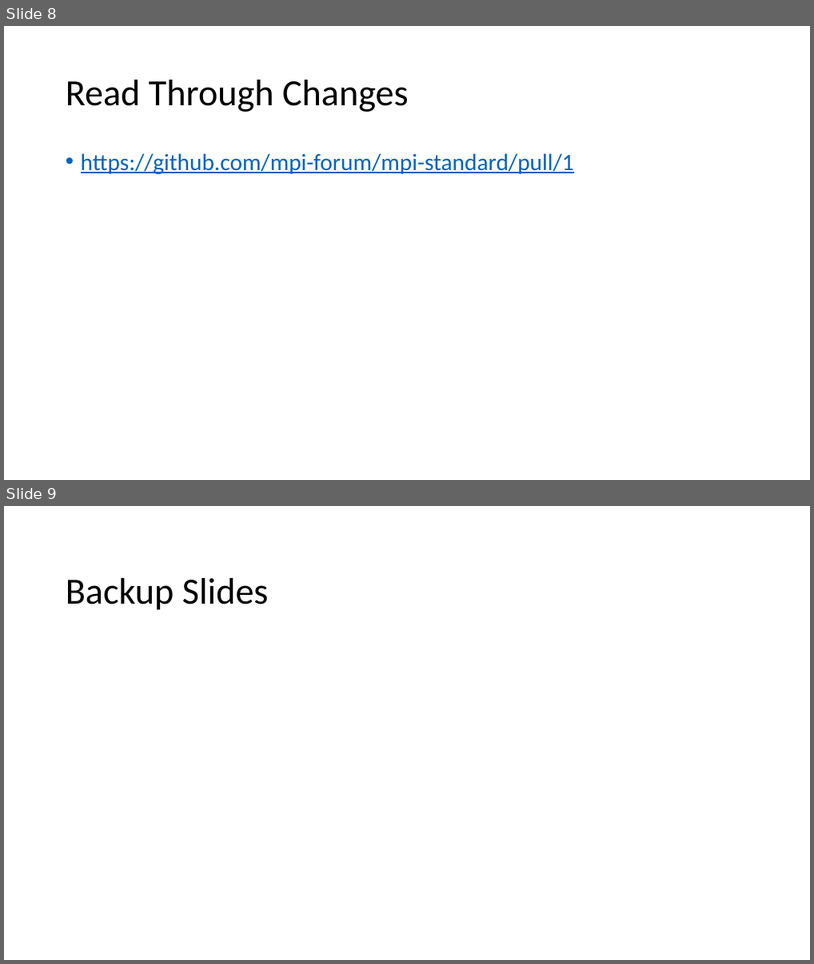
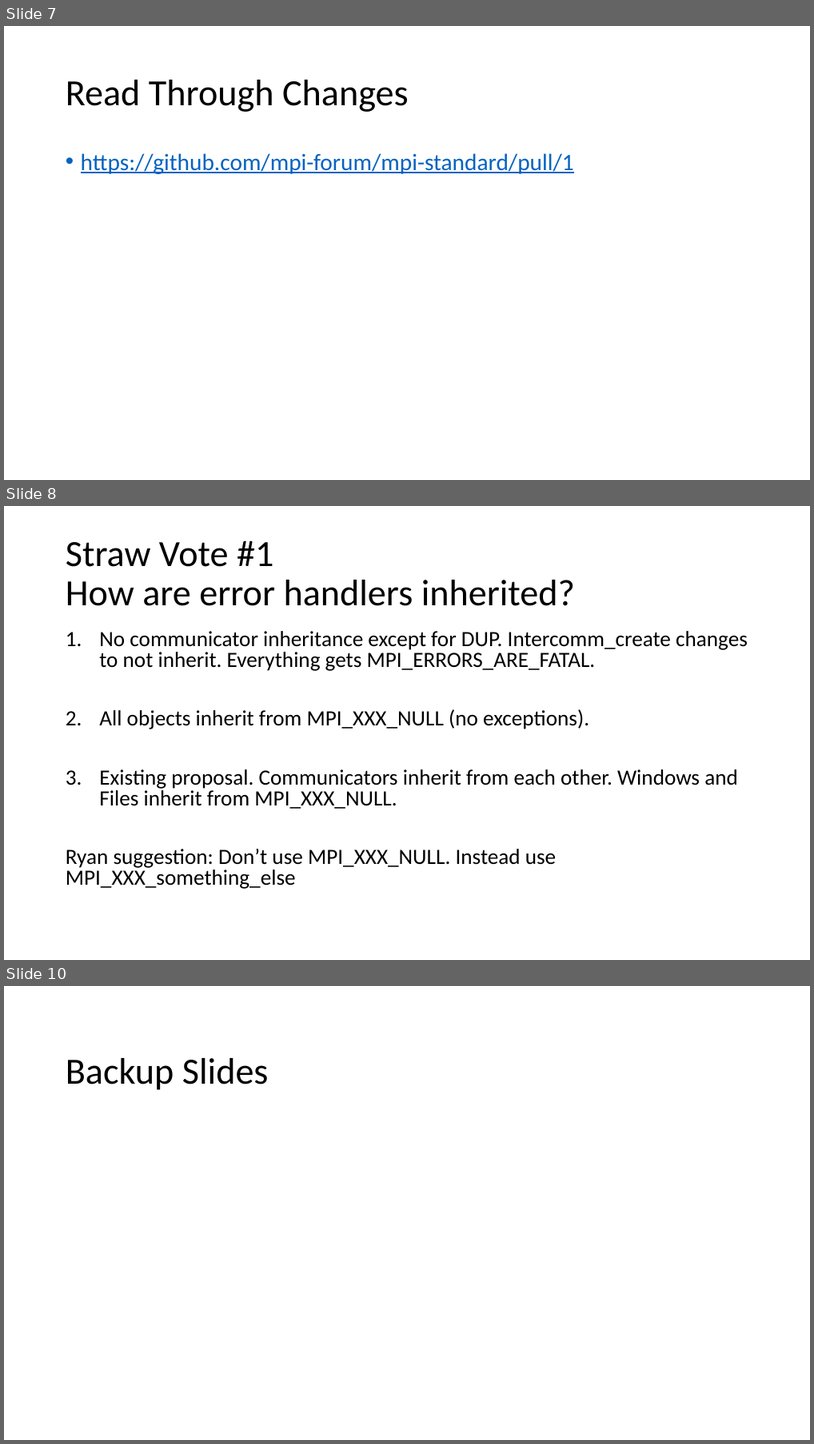
Before and after one commit to mpiwg-ft/ft-issues, a slide deck: slides/2016-06-08-issues-1-3-reading.pptx. Shown one above the other, each under a label of ours: slides 8 and 9 before the commit, slides 7, 8 and 10 after it; the slides between them are not shown. The pictures are 814x964 and 814x1444 pixels, drawn with LibreOffice and Linux fonts; fonts in the diff are those of the drawing. Boxes give left, top, right and bottom in pixels: in the first picture for what was removed or moved away, otherwise in the second. Text is boxed around its words. In the diff, an @@ line names an element or a change of style, - is before the commit and + after.

```diff
--- a/slides/2016-06-08-issues-1-3-reading.pptx
+++ b/slides/2016-06-08-issues-1-3-reading.pptx
@@ slide 8 added at (4, 506, 810, 960), background #FFFFFF @@
@@ title added at (66, 540, 575, 606), 44 pt, text #000000 @@
+Straw Vote #1
+How are error handlers inherited?
@@ text added at (66, 631, 748, 888), 25.9 pt, text #000000 @@
+1. No communicator inheritance except for DUP. Intercomm_create changes to not inherit. Everything gets MPI_ERRORS_ARE_FATAL.
+2. All objects inherit from MPI_XXX_NULL (no exceptions).
+3. Existing proposal. Communicators inherit from each other. Windows and Files inherit from MPI_XXX_NULL.
+Ryan suggestion: Don’t use MPI_XXX_NULL. Instead use MPI_XXX_something_else
@@ what was slide 8 is now slide 7 @@
@@ what was slide 9 is now slide 10 @@
```
Also in this commit, not shown: 1 slide changed, 1 other slide added, 1 other file.
